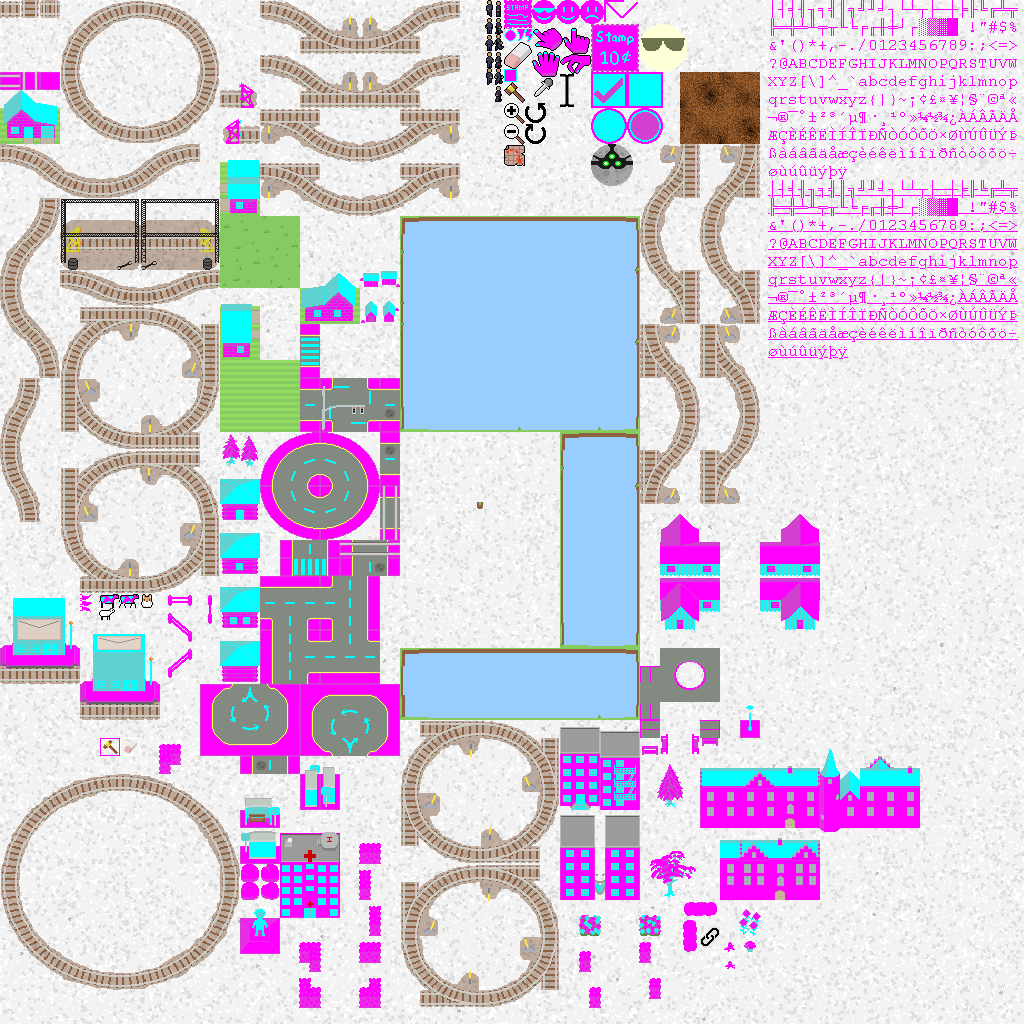
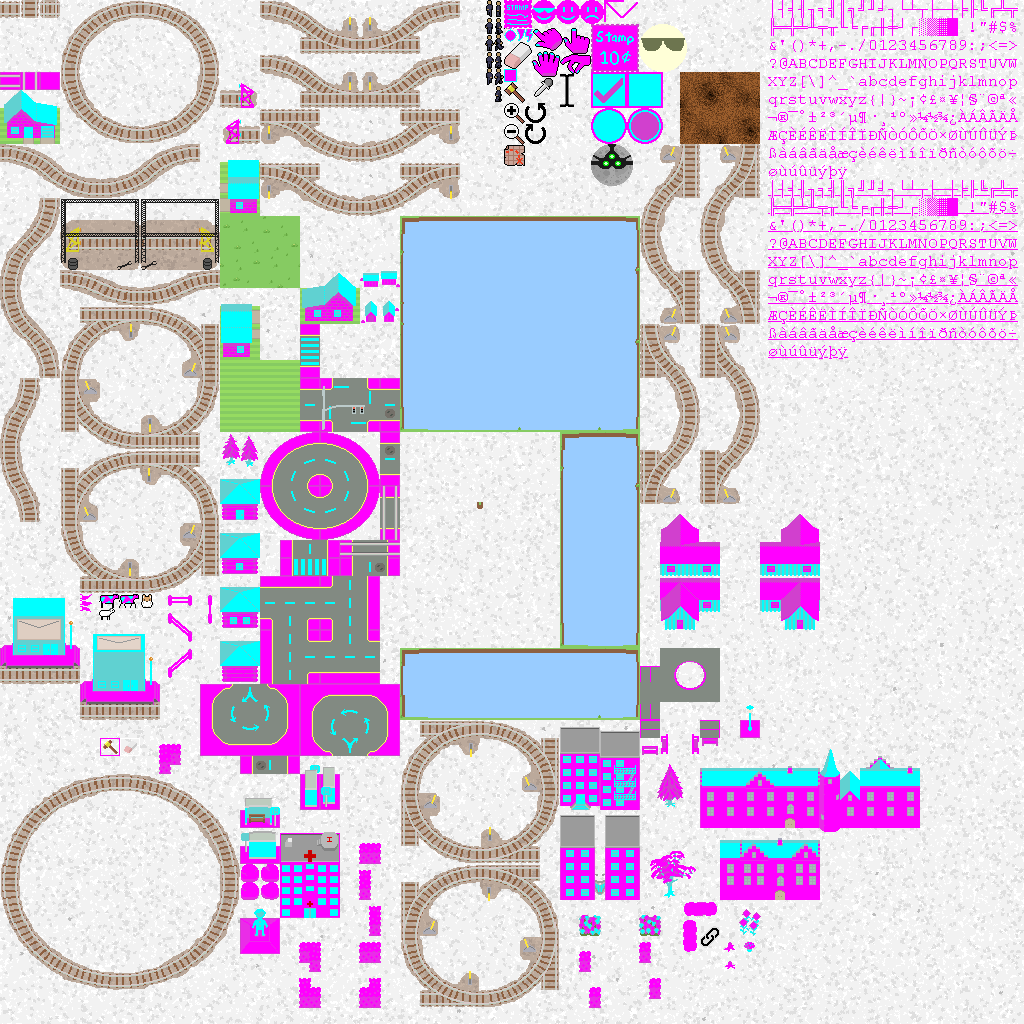
Comparing the layer stacks of the two 1024x1024 images. Changes:
painted on "Pasted Layer #3" over [746, 941, 756, 952]
